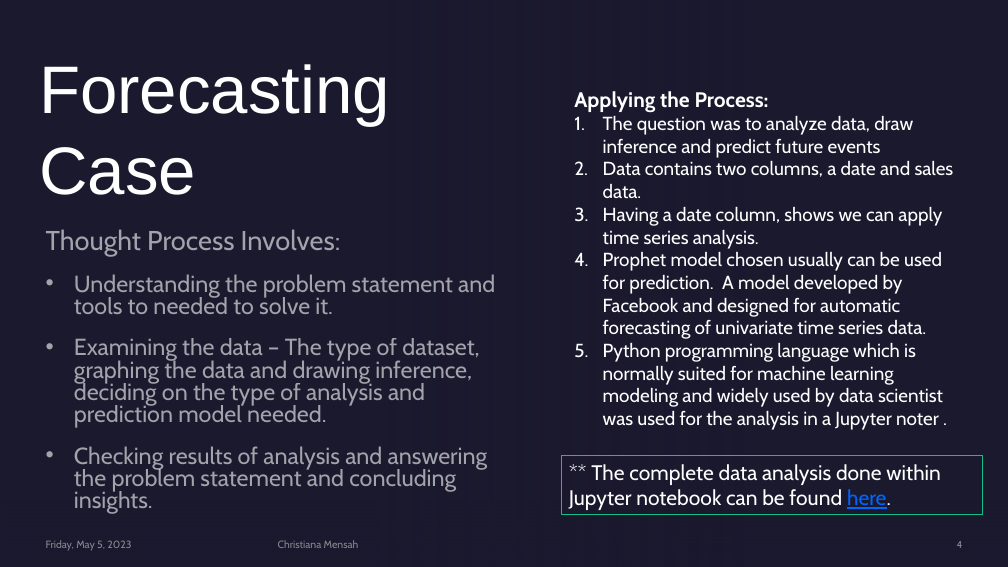
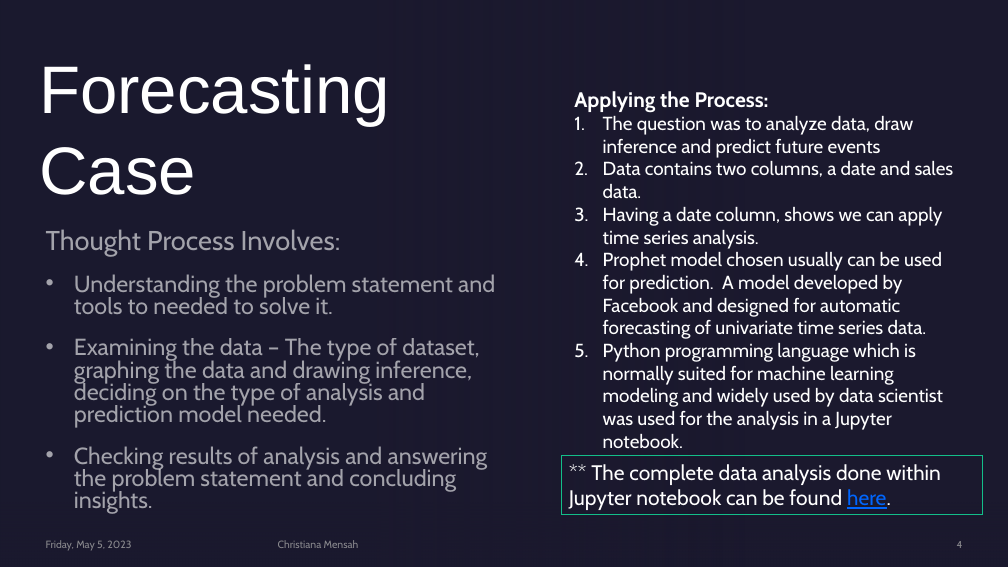
Before and after one commit to cmensah11/ForcastingCase, a slide deck: slide 4 of Forecast Analysis and SQL Queries.pptx. Drawn at 1008x567 pixels with LibreOffice and Linux fonts; fonts in the diff are those of the drawing; background and template pictures are left out. Boxes give left, top, right and bottom in pixels: in the first picture for what was removed or moved away, otherwise in the second. Text is boxed around its words. In the diff, an @@ line names an element or a change of style, - is before the commit and + after.

```diff
--- a/Forecast Analysis and SQL Queries.pptx
+++ b/Forecast Analysis and SQL Queries.pptx
@@ text at (x1=603, y1=343, x2=943, y2=449): text changed @@
-5. Python programming language which is normally suited for machine learning modeling and widely used by data scientist was used for the analysis in a Jupyter noter .
+5. Python programming language which is normally suited for machine learning modeling and widely used by data scientist was used for the analysis in a Jupyter notebook.
```
Also in this commit, not shown: 4 other slides changed, 1 other file.
